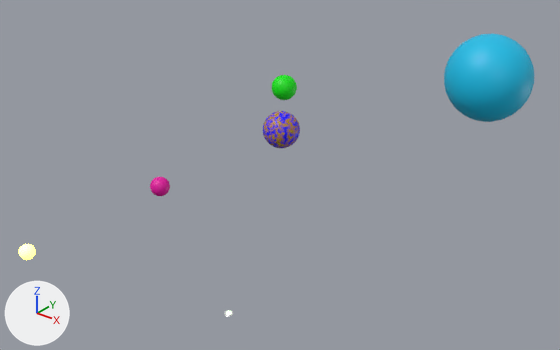
Before and after pictures for a commit that changed the Blender file Space Scene Starter.blend.
Camera for both pictures: a camera (50 mm lens) standing at (24.0, -27.9, 16.0) and looking at (-0.2, 2.4, -2.8). Every picture has the same lights, and +X, +Y and +Z are marked at lower left. The first picture is the older version.

The first picture shows 'Planet2', 'Planet3', 'Planet4' and 3 more.
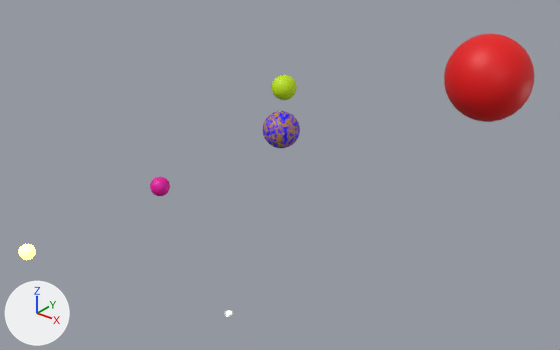
Commit message: Auto-save Space Scene Starter.blend from Blender

Pixel boxes [x1, y1, x2, y2] of what changed, in the pictures (560 x 350 px):
'Planet4', recoloured (cyan to red)
    both: [444, 34, 534, 122]
'Planet3', recoloured (lighter)
    both: [272, 75, 297, 100]

The change, as a list of edits to the scene's bpy script:
```text
Change mat_material_002:
    mat_material_002.base_color: (0.0, 0.8, 0.00167) -> (0.536, 0.8, 0.0)  # green #00e706 -> green #c1e700
Change mat_material_001:
    mat_material_001.base_color: (0.0, 0.511, 0.8) -> (0.8, 0.0, 0.00138)  # cyan #00bde7 -> red #e70005
```
